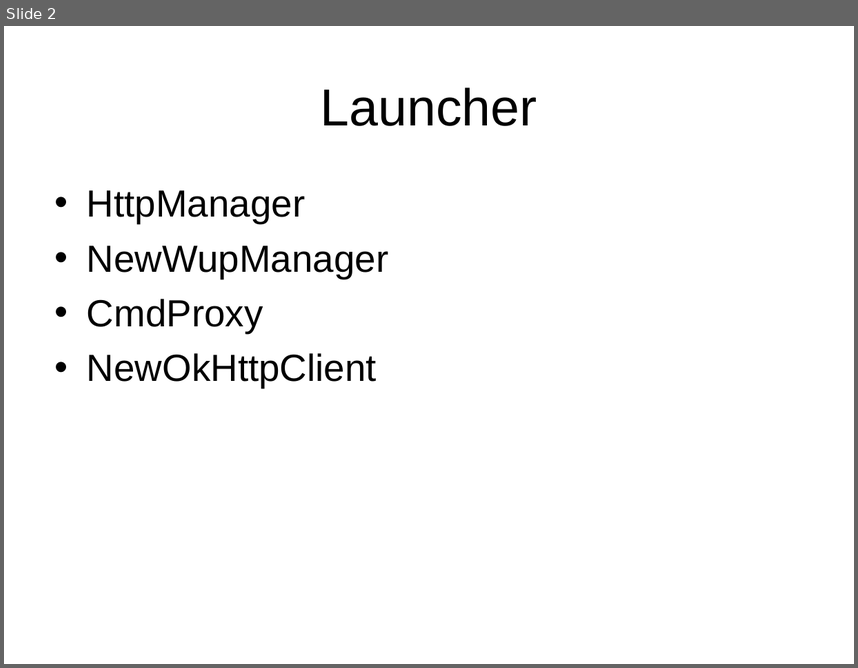
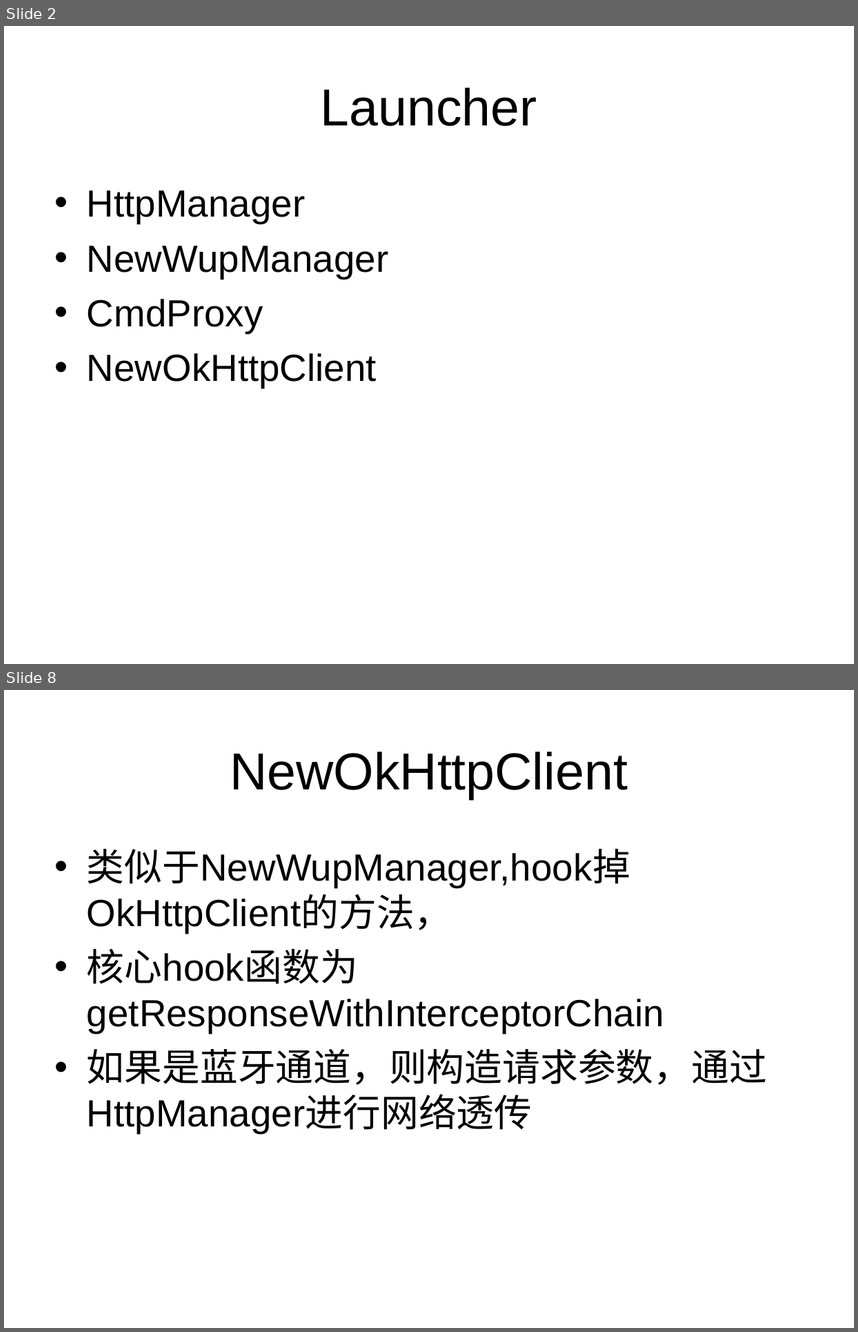
Before and after one commit to bradenwu/HttpFramework, a slide deck: doc/独立通信HttpFramework.ppt. Shown one above the other, each under a label of ours: slide 2 before the commit, slides 2 and 8 after it; the slides between them are not shown. The pictures are 858x668 and 858x1332 pixels, drawn with LibreOffice and Linux fonts; fonts in the diff are those of the drawing. Boxes give left, top, right and bottom in pixels: in the first picture for what was removed or moved away, otherwise in the second. Text is boxed around its words. In the diff, an @@ line names an element or a change of style, - is before the commit and + after.

Commit message:
update code for httpFramework

```diff
--- a/doc/独立通信HttpFramework.ppt
+++ b/doc/独立通信HttpFramework.ppt
@@ slide 8 added at (4,690,854,1328), background #FFFFFF @@
@@ title added at (230,751,628,799), 44 pt, text #000000 @@
+NewOkHttpClient
@@ text added at (87,849,767,1133), 32 pt, text #000000 @@
+• 类似于NewWupManager,hook掉OkHttpClient的方法，
+• 核心hook函数为getResponseWithInterceptorChain
+• 如果是蓝牙通道，则构造请求参数，通过HttpManager进行网络透传
```
Also in this commit, not shown: 8 other slides added, 5 slides removed, 2 other files.
